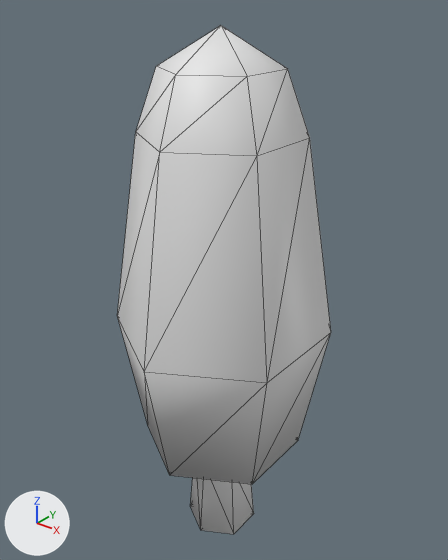
Before and after pictures for a commit that changed the glTF model assets/blueprints/inkcap.glb.
Both versions are drawn from a camera (50 mm lens) standing at (0.744, -0.921, 1.234) and looking at (-0.015, 0.028, 0.646). The axes (+X, +Y, +Z) are drawn at lower left. The lights are the same throughout. The first picture is the older version. Mesh edges are drawn as thin lines.

Before the edit, the objects in view are built like this:
```python
me_cylinder_006 = bpy.data.meshes.new('Cylinder.006')
me_cylinder_006.from_pydata(...)  # 44 vertices, 84 faces; spans x -0.205..0.205, y -0.237..0.237, z 0.003..1.16
ob_inkcap = bpy.data.objects.new('inkcap', me_cylinder_006)
ob_inkcap.location = (0.0, 0.0, 0.0)
```
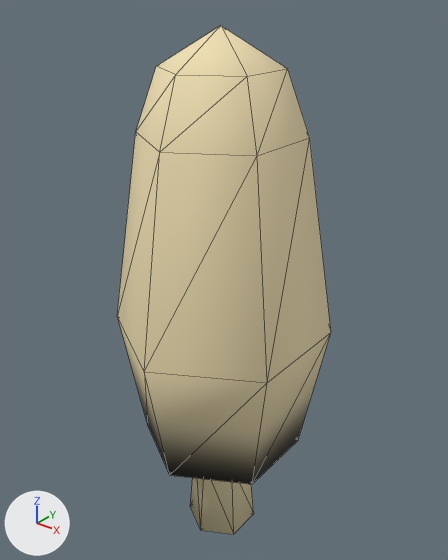
Edits to the bpy script that builds the scene:
```text
Add img_inkcap_texture:
    img_inkcap_texture = load_image('inkcap_texture', '_unpacked/inkcap_texture', 128, 128, 'sRGB')
Add mat_inkcap_material:
    mat_inkcap_material = principled_material('inkcap_material')
    mat_inkcap_material.texture = img_inkcap_texture
    mat_inkcap_material.roughness = 1.0
Change me_cylinder_006:
    where me_cylinder_006.from_pydata(...)  # 44 vertices, 84 faces; spans x -0.205..0.205, y -0.237..0.237, z 0.003..1.16
    add me_cylinder_006.materials.append(mat_inkcap_material)  # picture img_inkcap_texture
```

What differs and where, as boxes (x1, y1, x2, y2) in the pictures (448 x 560 px):
'inkcap', recoloured: (117, 26, 331, 534) in both
